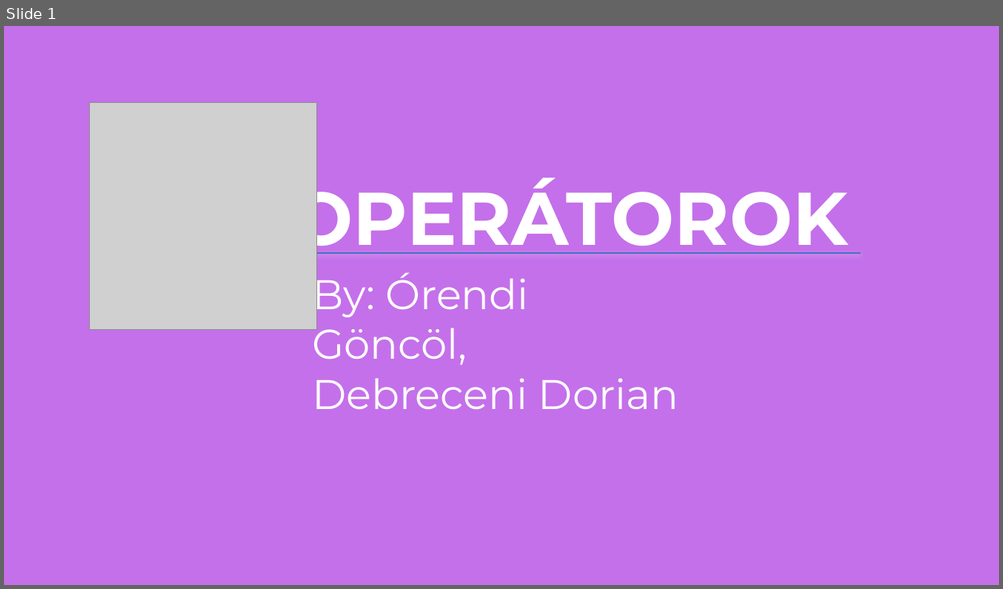
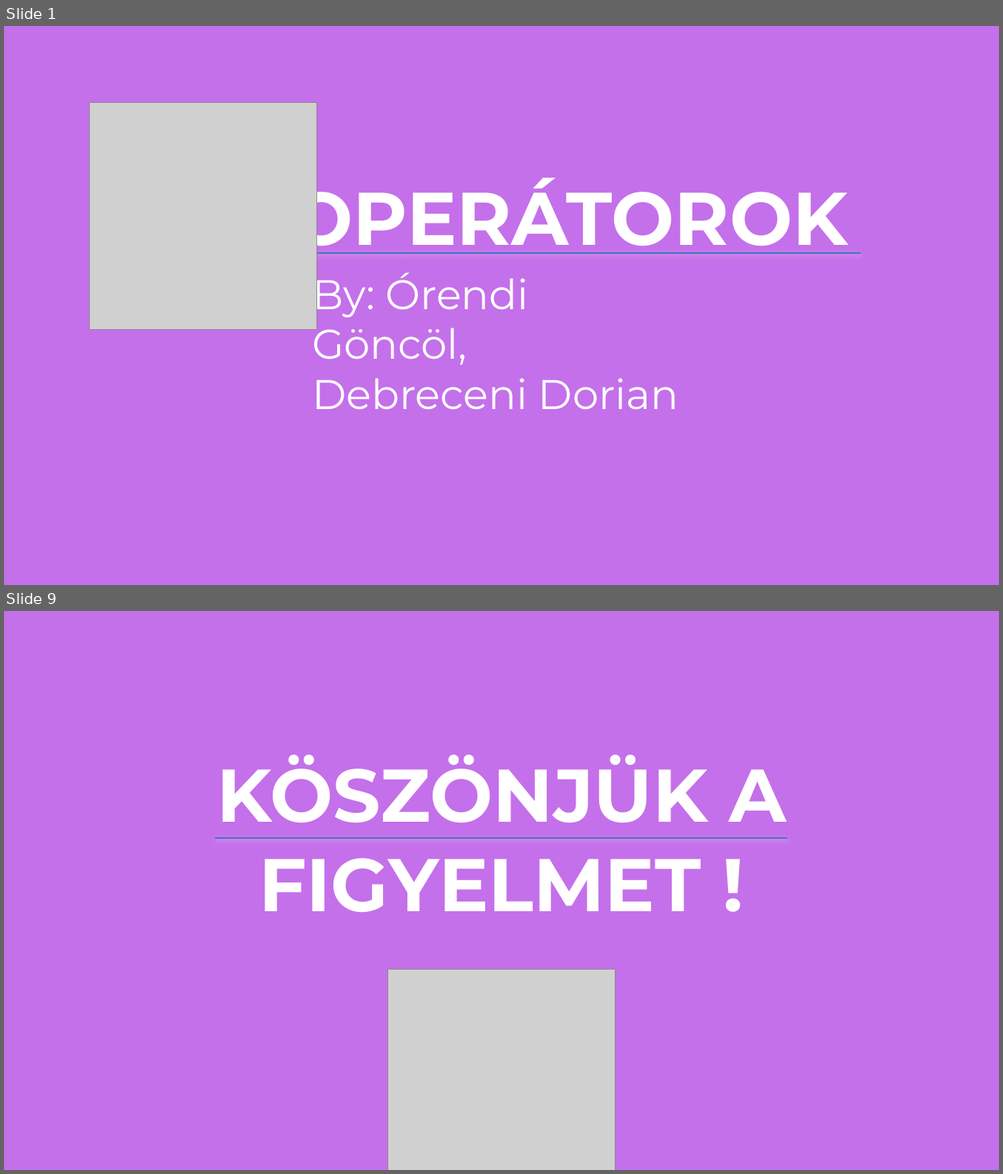
Before and after one commit to Goncol0907/Operatorok, a slide deck: Operátorok.pptx. Shown one above the other, each under a label of ours: slide 1 before the commit, slides 1 and 9 after it; the slides between them are not shown. The pictures are 1003x589 and 1003x1174 pixels, drawn with LibreOffice and Linux fonts; fonts in the diff are those of the drawing; grey boxes stand for pictures. Boxes give left, top, right and bottom in pixels: in the first picture for what was removed or moved away, otherwise in the second. Text is boxed around its words. In the diff, an @@ line names an element or a change of style, - is before the commit and + after.

```diff
--- a/Operátorok.pptx
+++ b/Operátorok.pptx
@@ slide 9 added at bbox=[4, 611, 999, 1170], background #C470EA @@
@@ text added at bbox=[216, 755, 785, 912], 72 pt, text #FFFFFF, bold @@
+KÖSZÖNJÜK A FIGYELMET !
@@ line added from (215, 839) to (788, 839), #4472C4 1.5 pt @@
@@ picture added at bbox=[387, 970, 615, 1170] @@
```
Also in this commit, not shown: 7 slides changed.
